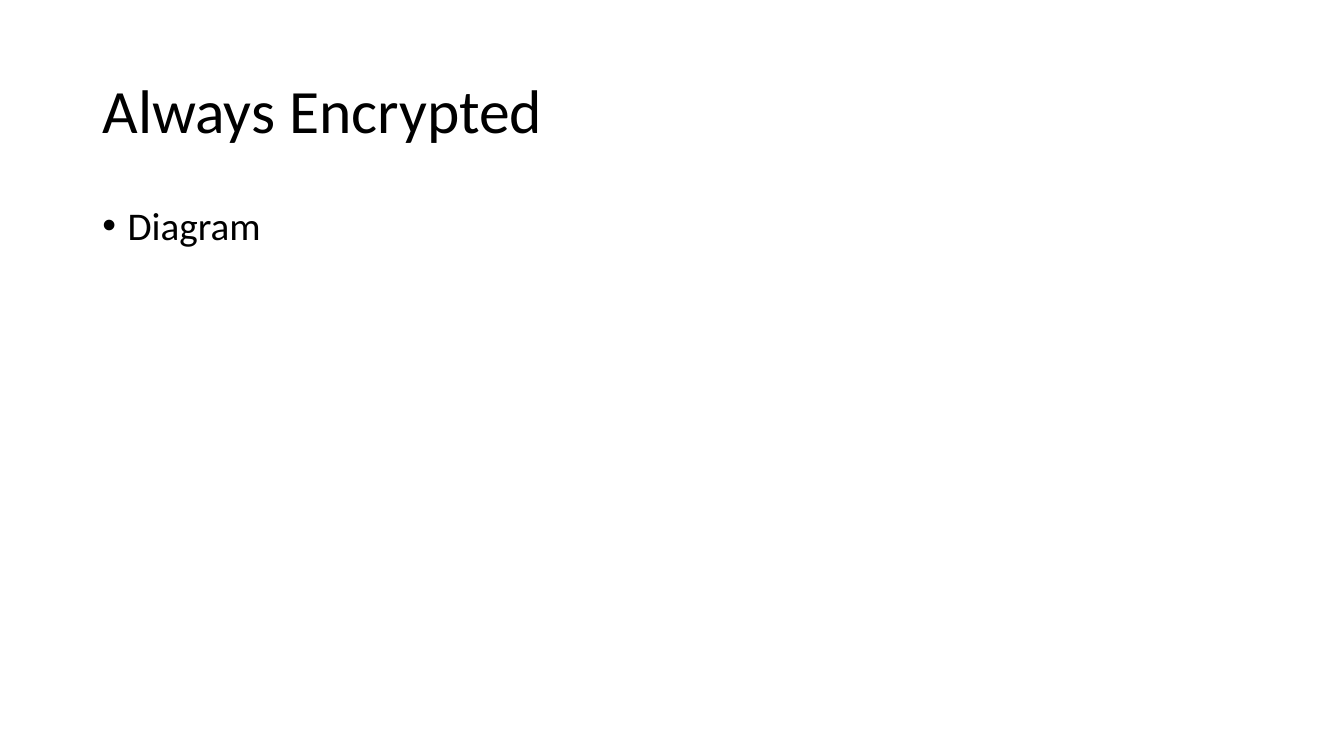
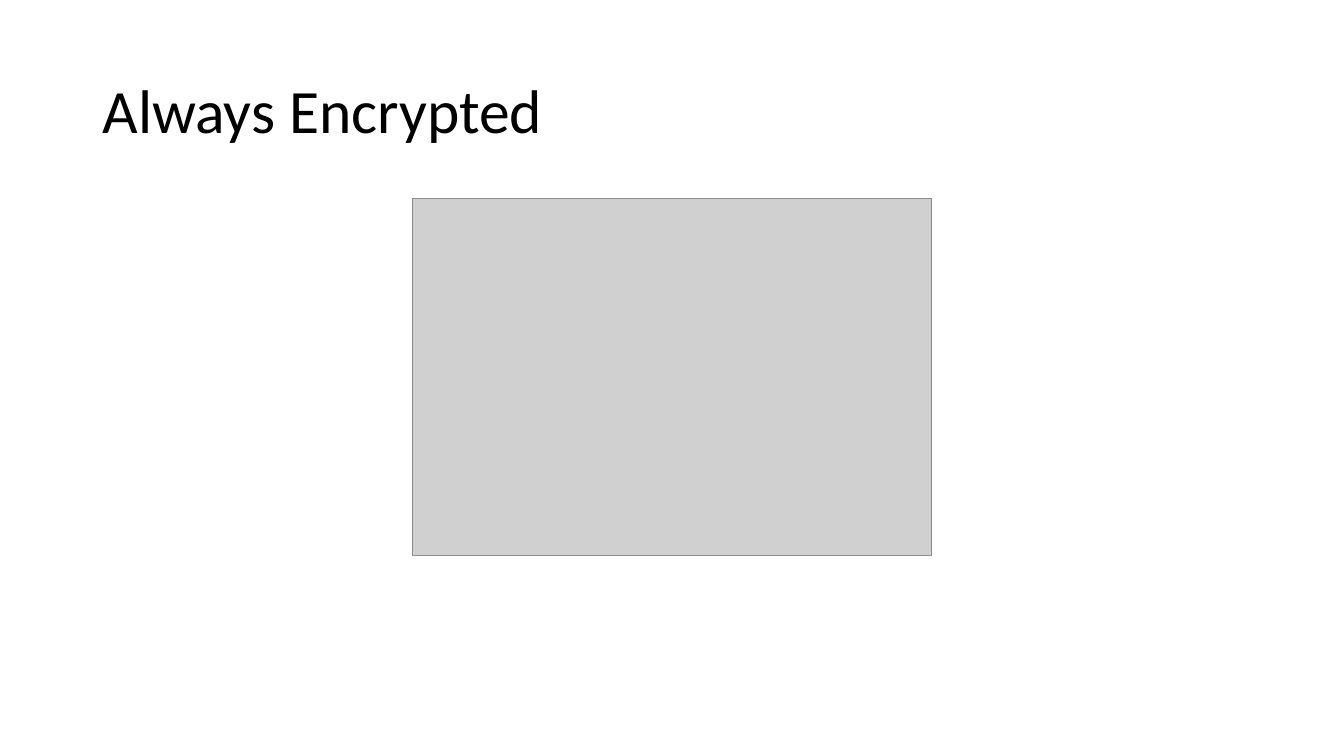
Before and after one commit to way0utwest/EndtoEndEncryptedSQL2016, a slide deck: slide 8 of Getting Started with Encryption in SQL 2016.pptx (slide 9 before the commit). Drawn at 1344x756 pixels with LibreOffice and Linux fonts; fonts in the diff are those of the drawing; grey boxes stand for pictures. Boxes give left, top, right and bottom in pixels: in the first picture for what was removed or moved away, otherwise in the second. Text is boxed around its words. In the diff, an @@ line names an element or a change of style, - is before the commit and + after.

Commit message:
Updated PPT
Column encryption, TDE, RLS demo cleanup. AE image.

```diff
--- a/Getting Started with Encryption in SQL 2016.pptx
+++ b/Getting Started with Encryption in SQL 2016.pptx
@@ picture added at (412,199,933,556) @@
@@ text removed at (128,213,261,247) @@
-• Diagram
```
Also in this commit, not shown: 4 other slides changed, 4 slides added, 5 slides removed.
